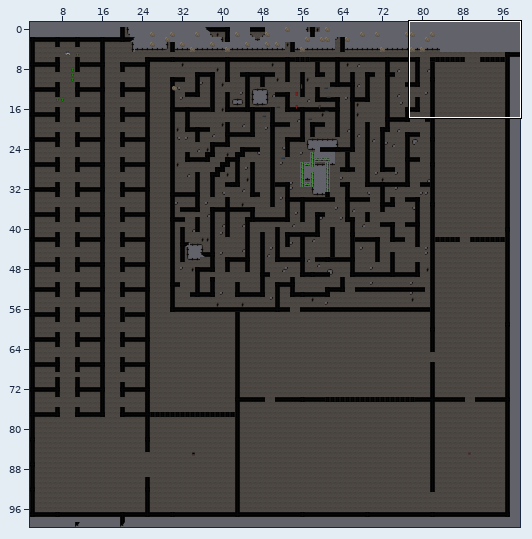
One commit to this Tiled map (JSON): public/maps/b_karteship.tmj. The first picture is a wide view before the edit; the outline marks the close-up.
Close-up. Old version:
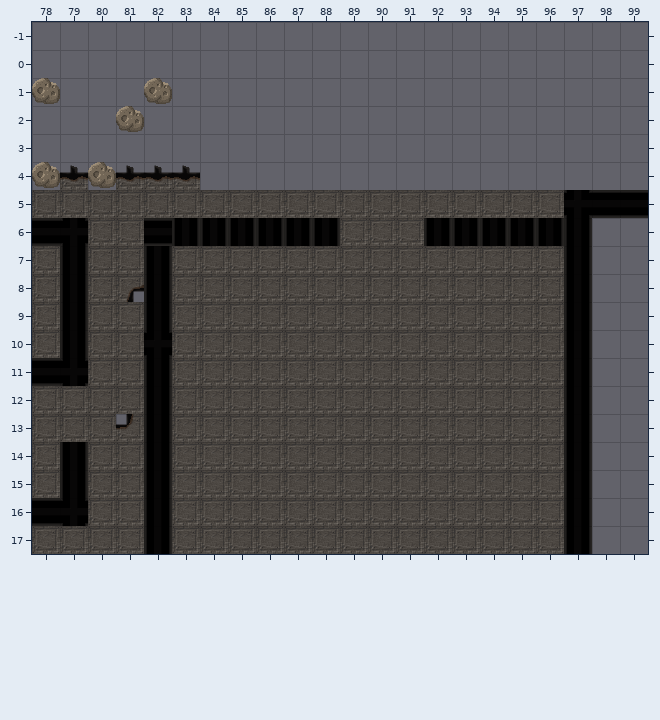
Cells are 32x32 px. Shown: x 78..99, y -1..17. The commit also changed other parts of the map, which this record leaves out.
After the commit:
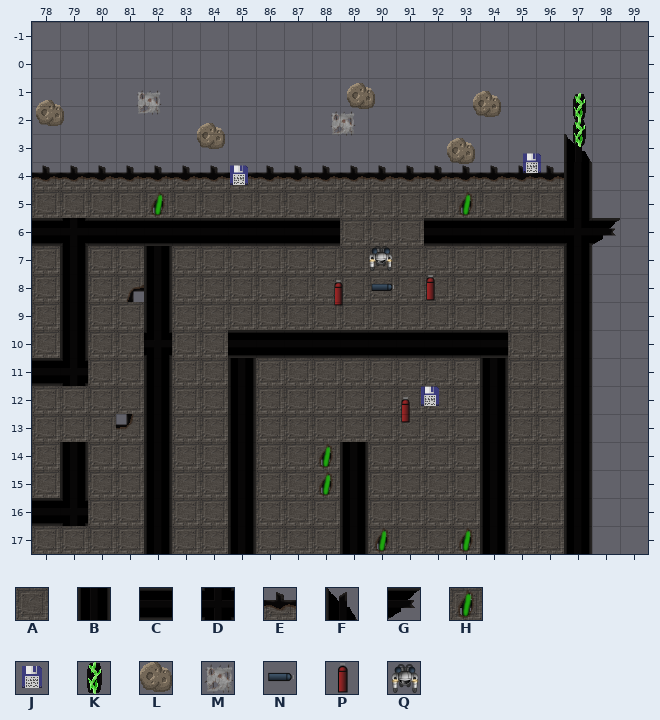
Key: from "ship": A 0, B 1, C 2, D 3, E 7, F 13, G 15, H 17, J 56, K 58, L 59, M 60, N 61, P 62, Q 63.
_ is an empty cell, . an unchanged one.
Objects are placed by their top-left corner, in cells (3,4 is the top-left corner of cell 3,4); size is 1x1 cell unless given.
Difference:
--- layer "Tile Layer 1"
@@ x 78..99 @@
- 1 L...L.................
- 2 ...L..................
- 3 ..................._..
- 4 L.L...______________..
- 5 ....A..........A...DCC
- 6 ..AA.BBBBBB...BBBBBB_.
+ 1 _..._.................
+ 2 ..._..................
+ 3 ...................F..
+ 4 E.E...EEEEEEEEEEEEEB..
+ 5 ....H..........H...B__
+ 6 ..CC.CCCCCC...CCCCCDG.
@@ x 85..94 @@
-10 AAAAAAAAAA
-11 A........A
-12 A........A
-13 A........A
-14 A..AA....A
-15 A..AA....A
-16 A...A....A
-17 A...AA..AA
+10 CCCCCCCCCC
+11 B........B
+12 B........B
+13 B........B
+14 B..HB....B
+15 B..HB....B
+16 B...B....B
+17 B...BH..HB
--- layer "Object Layer 1"
+L at 89.2,1.2
+M at 81.7,1.4
+L at 93.8,1.5
+K at 97,1.5
+L at 78.2,1.8
+M at 88.6,2.1
+K at 97,2.5
+L at 83.9,2.6
+L at 92.8,3.2
+J at 95.4,3.6
+J at 84.9,4
+Q at 89.9,6.9
+P at 91.7,8
+N at 90,8
+P at 88.4,8.2
+J at 91.7,11.9
+P at 90.8,12.4
Pixel boxes of the changes (left, top, right, bottom) in both close-ups:
changed: (32, 78, 64, 126)
changed: (88, 78, 648, 271)
changed: (32, 162, 60, 190)
added: (371, 283, 394, 291)
added: (426, 275, 435, 301)
added: (334, 280, 343, 306)
changed: (228, 330, 508, 554)
